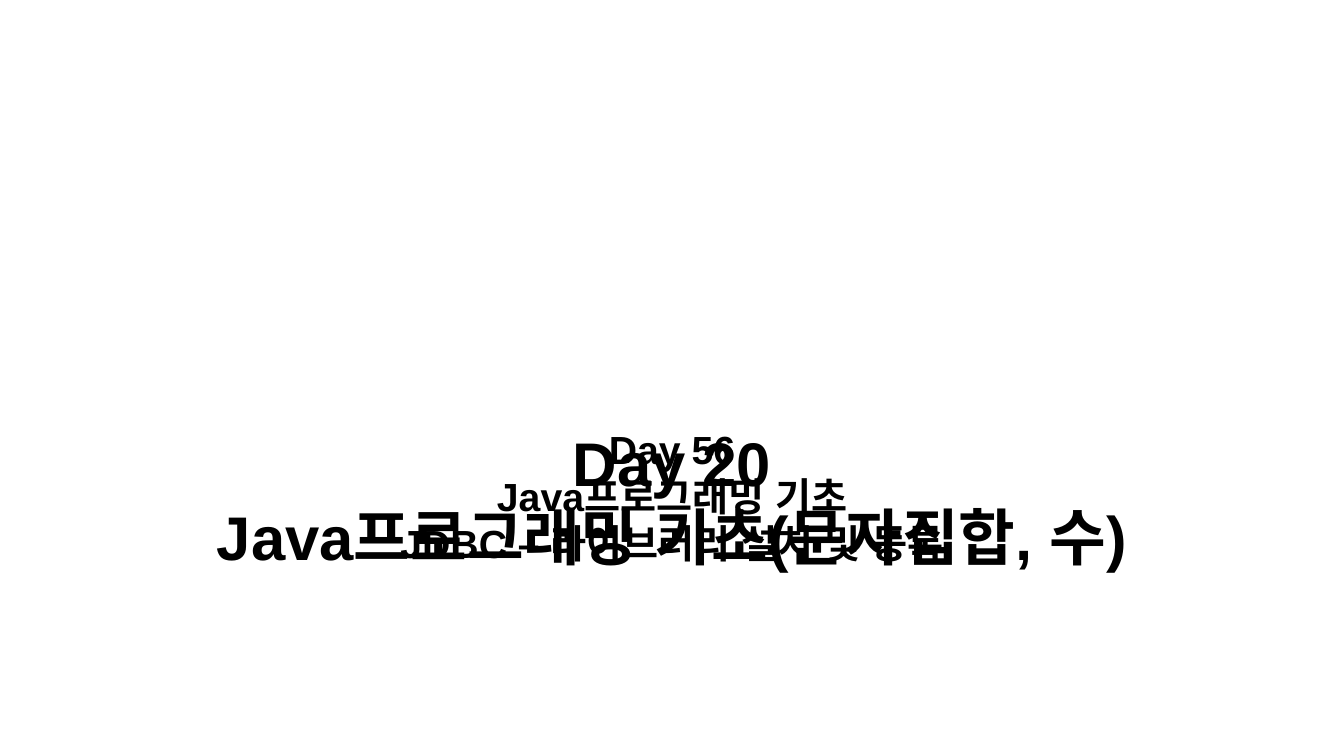
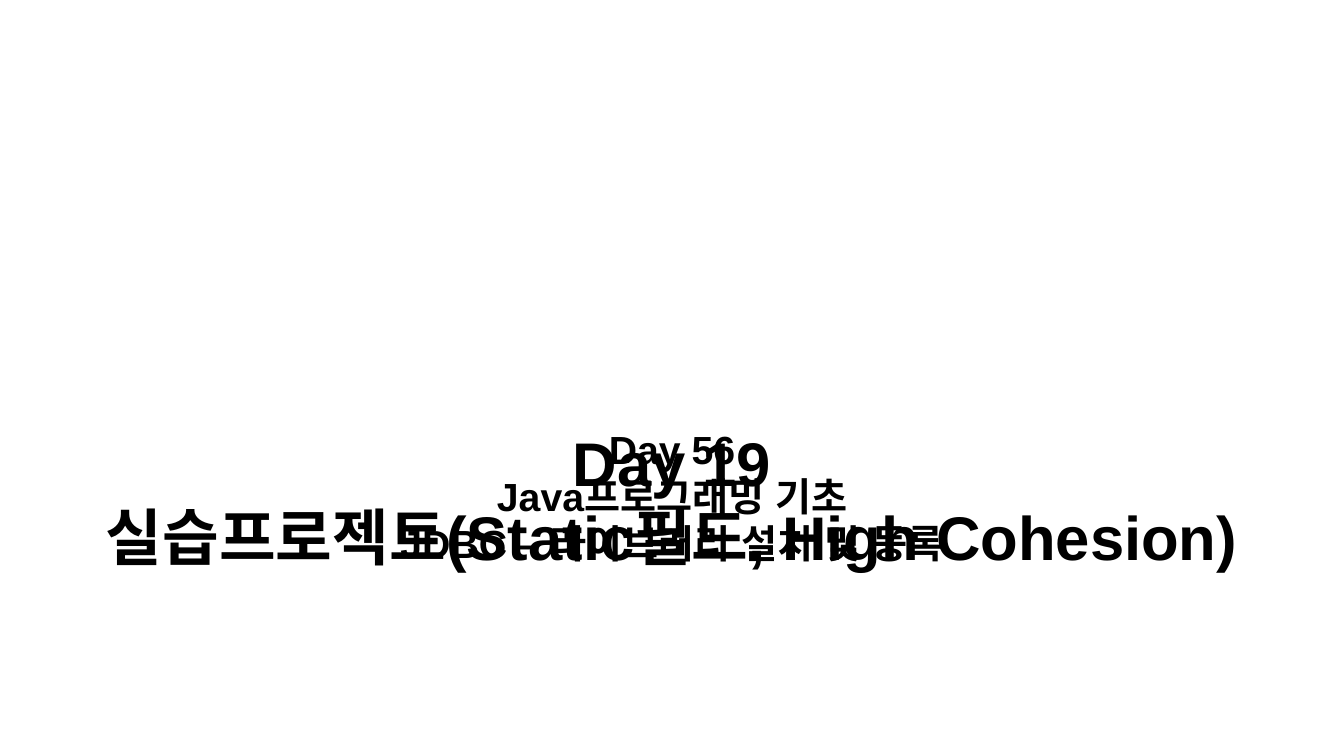
Before and after one commit to kknaks/kknaks.github.io, a slide deck: slide 21 of assets/img/posts/ClassThumbnail.pptx (slide 22 before the commit). Drawn at 1344x756 pixels with LibreOffice and Linux fonts; fonts in the diff are those of the drawing; background and template pictures are left out. Boxes give left, top, right and bottom in pixels: in the first picture for what was removed or moved away, otherwise in the second. Text is boxed around its words. In the diff, an @@ line names an element or a change of style, - is before the commit and + after.

```diff
--- a/assets/img/posts/ClassThumbnail.pptx
+++ b/assets/img/posts/ClassThumbnail.pptx
@@ text at box(106, 437, 919, 573): text changed @@
-Day 20
-Java프로그래밍 기초(문자집합, 수)
+Day 19
+실습프로젝트(Static필드, High Cohesion)
```
Also in this commit, not shown: 26 other slides changed, 3 slides removed, 21 other files.
